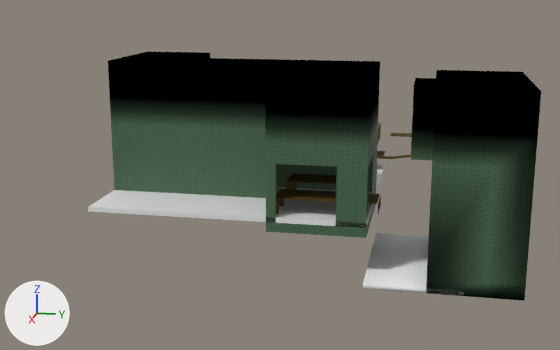
A saved change to the Blender file Assets/World/Level2/raw/Level2.blend.
Both versions are drawn from a camera (50 mm lens) standing at (205.1, 17.9, 36.1) and looking at (25.2, -18.1, -8.9). Every picture has the same lights, and +X, +Y and +Z are marked at lower left.

The scene before the commit, as lines of its bpy script (objects in view):
```python
me_plane_005 = bpy.data.meshes.new('Plane.005')
me_plane_005.from_pydata(...)  # 280 vertices, 199 faces, 1 loose edge; spans x 8.0..60.0, y -64.0..-4.2, z -12.0..20.0
me_plane_005.polygons.foreach_set('use_smooth', [True] * 199)
# faces by material slot: [109, 90]
me_plane_005.materials.append(mat_sewerwall)
me_plane_005.materials.append(mat_sewerplanks)
me_plane_006 = bpy.data.meshes.new('Plane.006')
me_plane_006.from_pydata(...)  # 52 vertices, 53 faces; spans x -24.0..28.0, y -44.0..14.0, z -1.0..0.0
me_plane_006.polygons.foreach_set('use_smooth', [True] * 53)
me_plane_007 = bpy.data.meshes.new('Plane.007')
me_plane_007.from_pydata(...)  # 63 vertices, 57 faces; spans x 32.0..64.0, y 2.0..24.0, z -21.0..18.0
me_plane_007.polygons.foreach_set('use_smooth', [True] * 57)
# faces by material slot: [52, 5]
me_plane_007.materials.append(mat_sewerwall)
me_plane_007.materials.append(mat_sewerfloor)
ob_level2_part2 = bpy.data.objects.new('Level2_Part2', me_plane_007)
ob_level2_part2.location = (0.0, 12.0, 0.0)
ob_level2_part3 = bpy.data.objects.new('Level2_Part3', me_plane_005)
ob_level2_part3.location = (0.0, 12.0, 0.0)
ob_sewage_part2 = bpy.data.objects.new('Sewage_Part2', me_plane_006)
ob_sewage_part2.location = (32.0, -8.0, -9.0)
# also in view: 'Sewage_Part1' at (48.0, 15.5, -20.5)
```
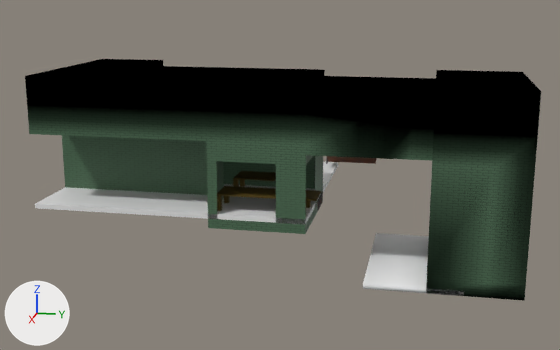
Boxes (x1, y1, x2, y2) around the edits, measured in the pictures (560 x 350 px):
'Level2_Part3', reshaped, moved (44% wider): before (108, 52, 380, 238); after (25, 59, 416, 234)
'Sewage_Part2', moved: before (88, 164, 385, 228); after (35, 162, 338, 224)
part 1 of me_plane_005, built on: before (108, 52, 380, 232); after (25, 59, 416, 229)

The change, as a diff of the scene's bpy script:
```diff
--- a/Assets/World/Level2/raw/Level2.blend.py
+++ b/Assets/World/Level2/raw/Level2.blend.py
@@ me_plane_005 @@
 # used by ob_level2_part3; location = (0.0, 12.0, 0.0)
-me_plane_005.from_pydata(...)  # 280 vertices, 199 faces, 1 loose edge; spans x 8.0..60.0, y -64.0..-4.2, z -12.0..20.0
+me_plane_005.from_pydata(...)  # 326 vertices, 253 faces, 2 loose edges; spans x 8.0..60.0, y -64.0..14.0, z -12.0..18.0
+# me_plane_005 part 1
+# 19 vertices are removed from x 31.6..60.0, y -64.0..-6.0, z -5.8..20.0
+# 61 faces are deleted
+# 1 loose edge is deleted
+# 17 vertices in x 22.0..60.0, y -64.0..-6.0, z 20.0 move by (0.0, 0.0, -2.0)
+# 1 vertex moves from x 46.0, y -28.0, z 20.0 to x 52.0, y -28.0, z 12.0
+# 19 vertices are added at x 46.0..60.0, y -36.0..14.0, z 4.0..18.0
+# 13 new vertices lie (0.0, 0.0, -2.0) away from vertices in x 36.0..60.0, y -64.0..-6.0, z 6.0
+# 7 new vertices lie (6.0, 0.0, 0.0) away from vertices in x 46.0..48.0, y -64.0..-26.0, z -12.0..20.0
+# 7 new vertices lie (0.0, 0.0, 6.0) away from vertices in x 46.0..60.0, y -64.0..-6.0, z 12.0..20.0
+# 9 new vertices lie (8.0, 0.0, 0.0) away from vertices in x 36.0..52.0, y -64.0..-26.0, z 6.0..20.0
+# 5 new vertices lie (0.0, 10.0, 0.0) away from vertices in x 48.0..60.0, y -6.0, z 4.0..18.0
+# 5 new vertices lie (0.0, 0.0, 6.0) away from vertices in x 48.0..60.0, y -48.0..14.0, z 4.0..6.0
+# 2 loose edges are added
+# 79 new faces join them, mat_sewerwall
+# 21 new faces join them, mat_sewerplanks
+# 15 new faces join them, mat_sewerfloor
 me_plane_005.materials.append(mat_sewerwall)
 me_plane_005.materials.append(mat_sewerplanks)
+me_plane_005.materials.append(mat_sewerfloor)
@@ ob_level2_part3 @@
 ob_level2_part3 = bpy.data.objects.new('Level2_Part3', me_plane_005)
-ob_level2_part3.location = (0.0, 12.0, 0.0)
+ob_level2_part3.location = (0.0, 0.0, 0.0)
@@ ob_sewage_part2 @@
 ob_sewage_part2 = bpy.data.objects.new('Sewage_Part2', me_plane_006)
-ob_sewage_part2.location = (32.0, -8.0, -9.0)
+ob_sewage_part2.location = (32.0, -20.0, -9.0)
```
